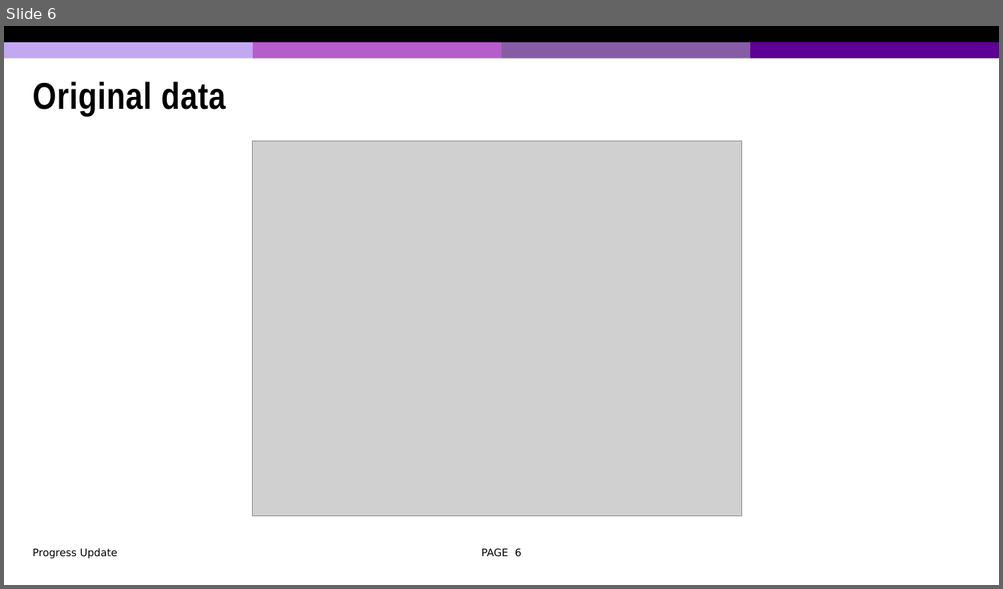
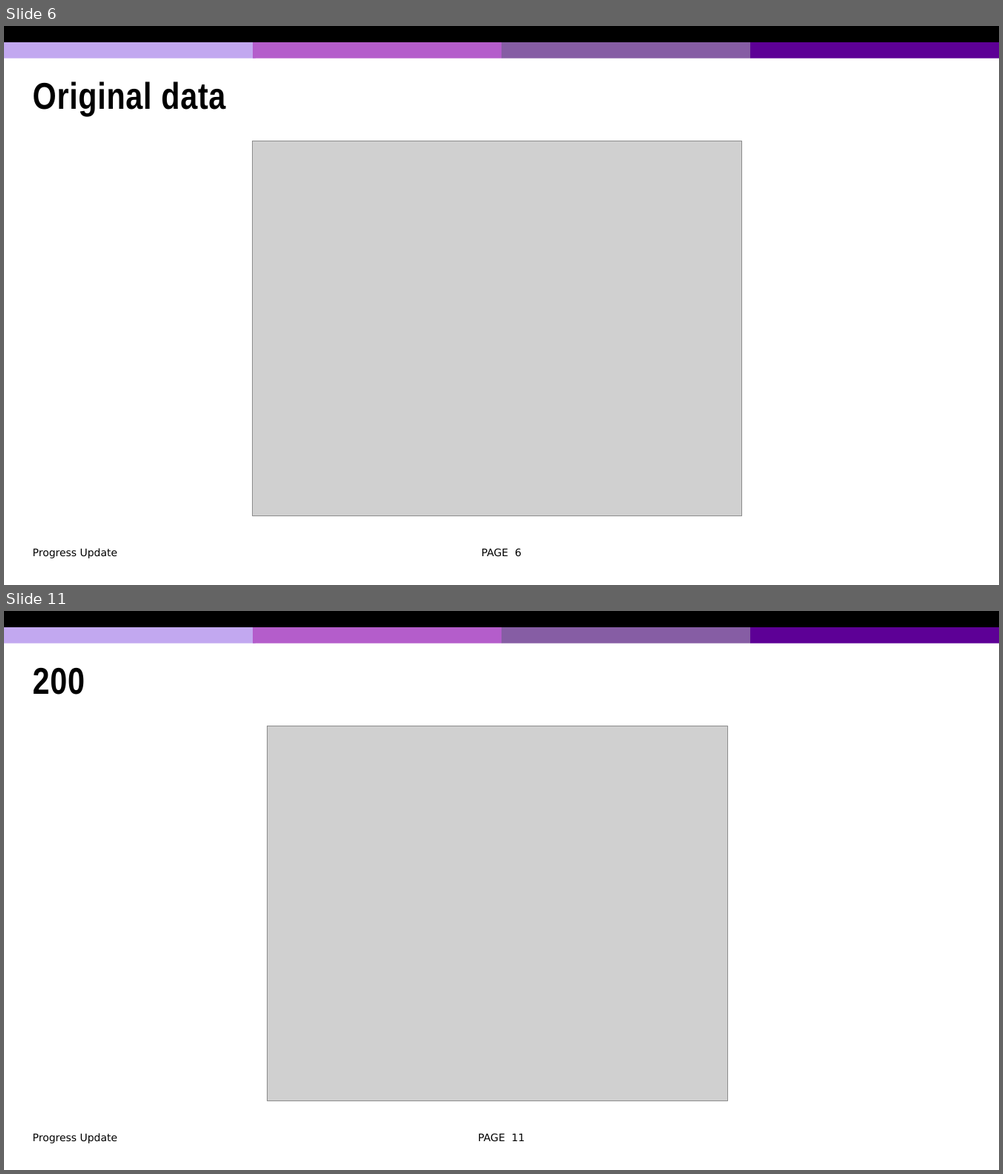
Before and after one commit to fateme-m-h-d/CSTR, a slide deck: 8-26-2025.pptx. Shown one above the other, each under a label of ours: slide 6 before the commit, slides 6 and 11 after it; the slides between them are not shown. The pictures are 1003x589 and 1003x1174 pixels, drawn with LibreOffice and Linux fonts; fonts in the diff are those of the drawing; grey boxes stand for pictures; background and template pictures are left out. Boxes give left, top, right and bottom in pixels: in the first picture for what was removed or moved away, otherwise in the second. Text is boxed around its words. In the diff, an @@ line names an element or a change of style, - is before the commit and + after.

```diff
--- a/8-26-2025.pptx
+++ b/8-26-2025.pptx
@@ slide 11 added at (x1=4, y1=611, x2=999, y2=1170), background #FFFFFF; not listed: 5 template elements that a slide beside it also shows @@
@@ title added at (x1=33, y1=667, x2=85, y2=695), 36 pt, text #000000, bold @@
+200
@@ picture added at (x1=267, y1=726, x2=728, y2=1102) @@
@@ text added at (x1=33, y1=1133, x2=118, y2=1144), 10 pt, text #000000 @@
+Progress Update
@@ page number added at (x1=478, y1=1133, x2=525, y2=1142), 10 pt, text #000000 @@
+PAGE 11
```
Also in this commit, not shown: 4 other slides added, 15 other files.
